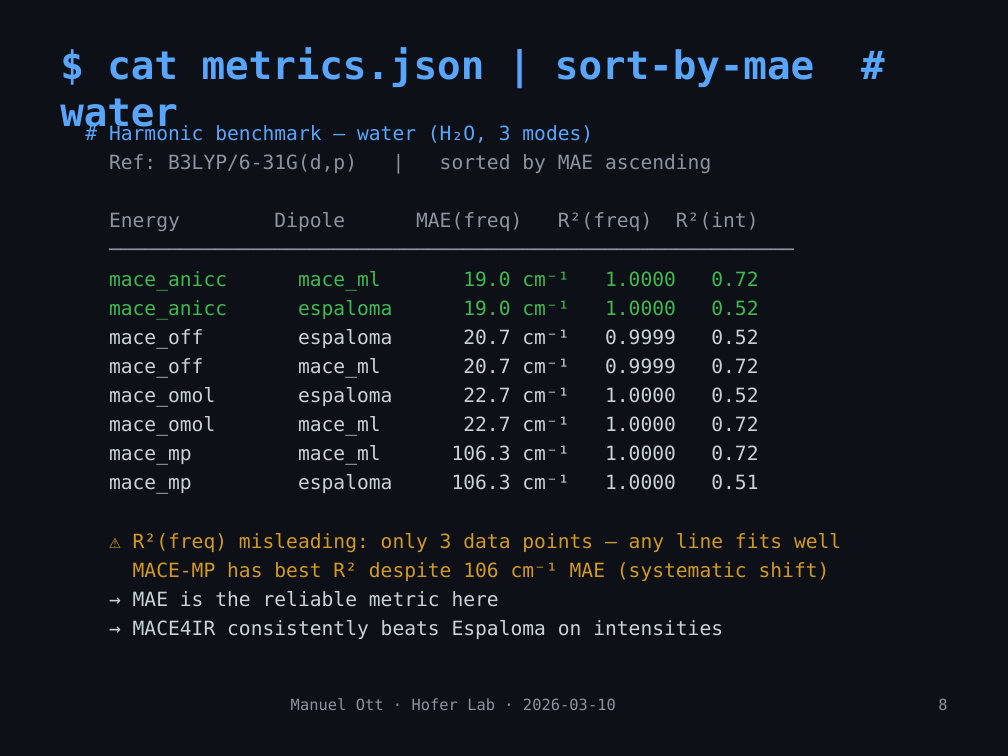
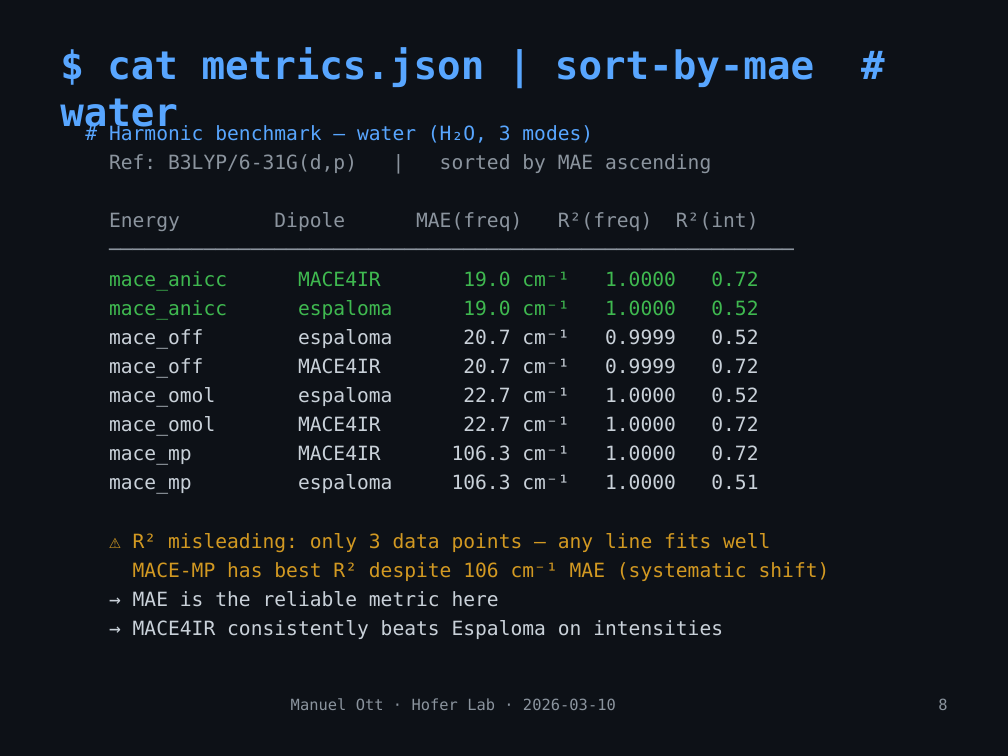
Before and after one commit to mott91/mace_gaussian_interface, a slide deck: slide 9 of presentation/presentation_v2.pptx. Drawn at 1008x756 pixels with LibreOffice and Linux fonts; fonts in the diff are those of the drawing. Boxes give left, top, right and bottom in pixels: in the first picture for what was removed or moved away, otherwise in the second. Text is boxed around its words. In the diff, an @@ line names an element or a change of style, - is before the commit and + after.

```diff
--- a/presentation/presentation_v2.pptx
+++ b/presentation/presentation_v2.pptx
@@ text at box(109, 271, 758, 291): text changed @@
-mace_anicc mace_ml 19.0 cm⁻¹ 1.0000 0.72
+mace_anicc MACE4IR 19.0 cm⁻¹ 1.0000 0.72
@@ text at box(109, 358, 758, 378): text changed @@
-mace_off mace_ml 20.7 cm⁻¹ 0.9999 0.72
+mace_off MACE4IR 20.7 cm⁻¹ 0.9999 0.72
@@ text at box(109, 416, 758, 465): text changed @@
-mace_omol mace_ml 22.7 cm⁻¹ 1.0000 0.72
-mace_mp mace_ml 106.3 cm⁻¹ 1.0000 0.72
+mace_omol MACE4IR 22.7 cm⁻¹ 1.0000 0.72
+mace_mp MACE4IR 106.3 cm⁻¹ 1.0000 0.72
@@ text at box(133, 533, 770, 552): text changed @@
-⚠ R²(freq) misleading: only 3 data points — any line fits well
+⚠ R² misleading: only 3 data points — any line fits well
```
Also in this commit, not shown: 8 other slides changed, 1 other file.
